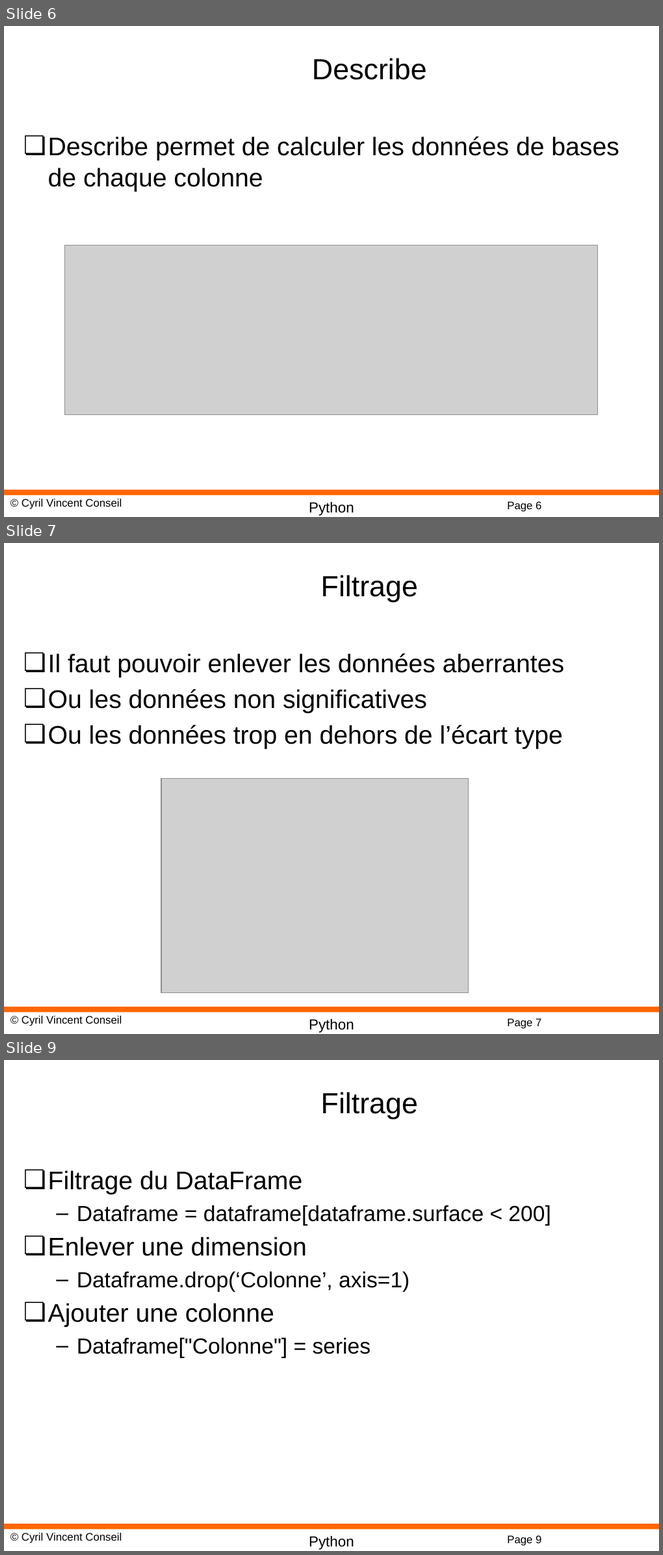
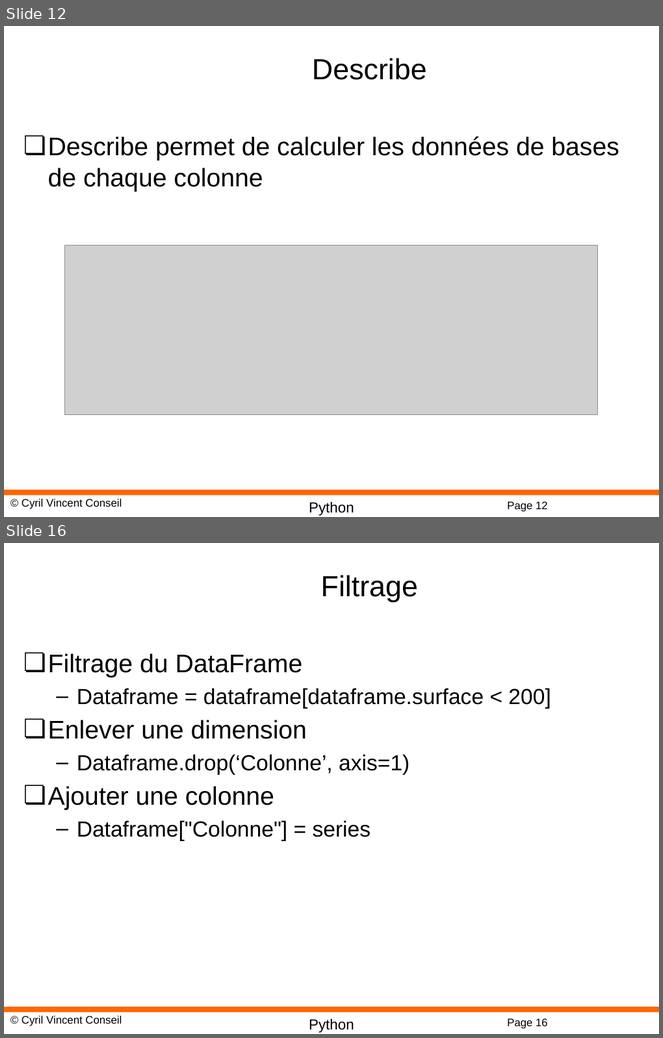
Before and after one commit to cyrilvincent/math, a slide deck: ppt/PythonMath11-Pandas.pptx. Shown one above the other, each under a label of ours: slides 6, 7 and 9 before the commit, slides 12 and 16 after it; the slides between them are not shown. The pictures are 663x1555 and 663x1038 pixels, drawn with LibreOffice and Linux fonts; fonts in the diff are those of the drawing; grey boxes stand for pictures; background and template pictures are left out. Boxes give left, top, right and bottom in pixels: in the first picture for what was removed or moved away, otherwise in the second. Text is boxed around its words. In the diff, an @@ line names an element or a change of style, - is before the commit and + after.

```diff
--- a/ppt/PythonMath11-Pandas.pptx
+++ b/ppt/PythonMath11-Pandas.pptx
@@ slide 7 removed at <box>4,543,659,1034</box>, background #FFFFFF; not listed: 4 template elements that a slide beside it also shows @@
@@ title removed at <box>321,575,418,602</box> @@
-Filtrage
@@ text removed at <box>48,653,564,749</box> @@
-❏ Il faut pouvoir enlever les données aberrantes
-❏ Ou les données non significatives
-❏ Ou les données trop en dehors de l’écart type
@@ picture removed at <box>161,778,469,993</box> @@
@@ what was slide 6 is now slide 12 @@
@@ page number at <box>507,502,548,512</box>: text changed @@
-Page 6
+Page 12
@@ what was slide 9 is now slide 16 @@
@@ page number at <box>507,1019,548,1029</box>: text changed @@
-Page 9
+Page 16
```
Also in this commit, not shown: 18 slides added, 1 other slide removed, 26 other files.
